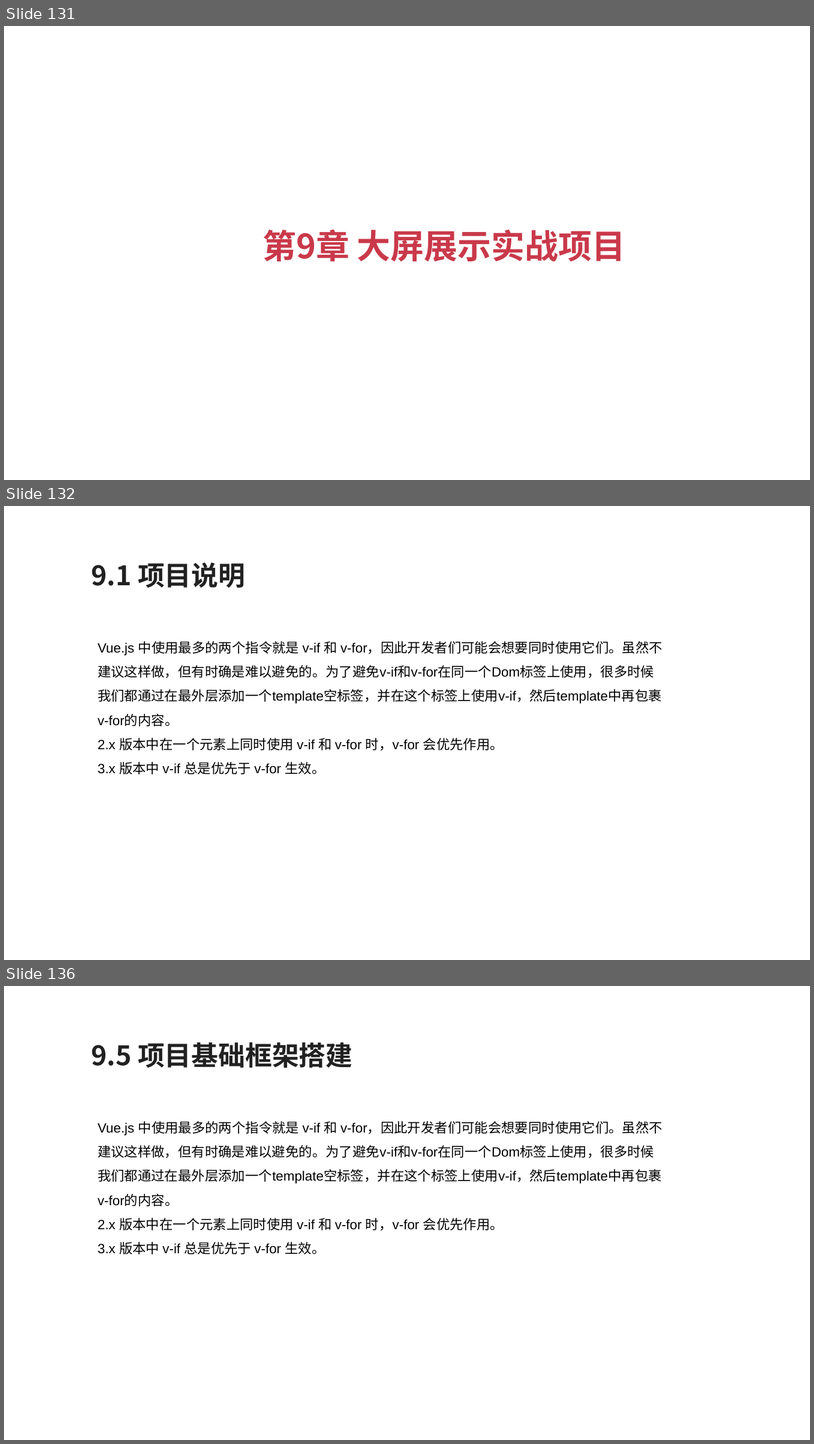
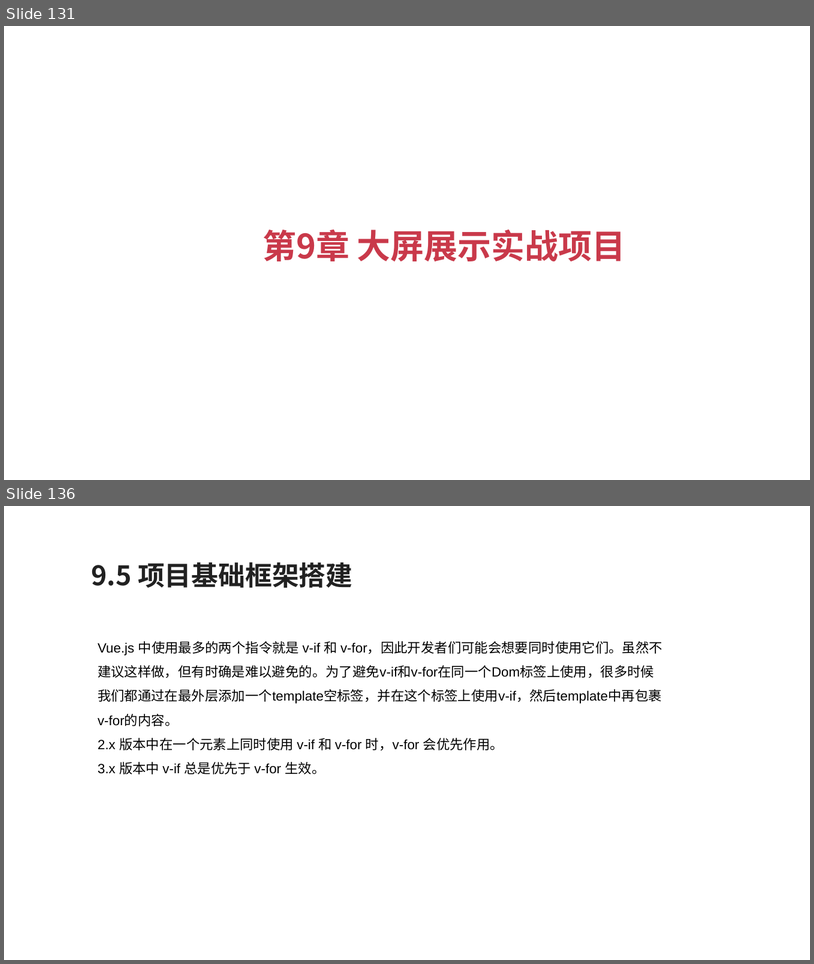
Before and after one commit to zouyujie/vue3_book_codes, a slide deck: Vue3+TypeScript开发指南.pptx. Shown one above the other, each under a label of ours: slides 131, 132 and 136 before the commit, slides 131 and 136 after it; the slides between them are not shown. The pictures are 814x1444 and 814x964 pixels, drawn with LibreOffice and Linux fonts; fonts in the diff are those of the drawing. Boxes give left, top, right and bottom in pixels: in the first picture for what was removed or moved away, otherwise in the second. Text is boxed around its words. In the diff, an @@ line names an element or a change of style, - is before the commit and + after.

```diff
--- a/Vue3+TypeScript开发指南.pptx
+++ b/Vue3+TypeScript开发指南.pptx
@@ slide 132 removed at (4, 506, 810, 960), background #FFFFFF @@
@@ text removed at (92, 562, 245, 588) @@
-9.1 项目说明
@@ text removed at (98, 641, 663, 774) @@
-Vue.js 中使用最多的两个指令就是 v-if 和 v-for，因此开发者们可能会想要同时使用它们。虽然不建议这样做，但有时确是难以避免的。为了避免v-if和v-for在同一个Dom标签上使用，很多时候我们都通过在最外层添加一个template空标签，并在这个标签上使用v-if，然后template中再包裹v-for的内容。
-2.x 版本中在一个元素上同时使用 v-if 和 v-for 时，v-for 会优先作用。
-3.x 版本中 v-if 总是优先于 v-for 生效。
```
Also in this commit, not shown: 6 slides changed, 1 slide added.
